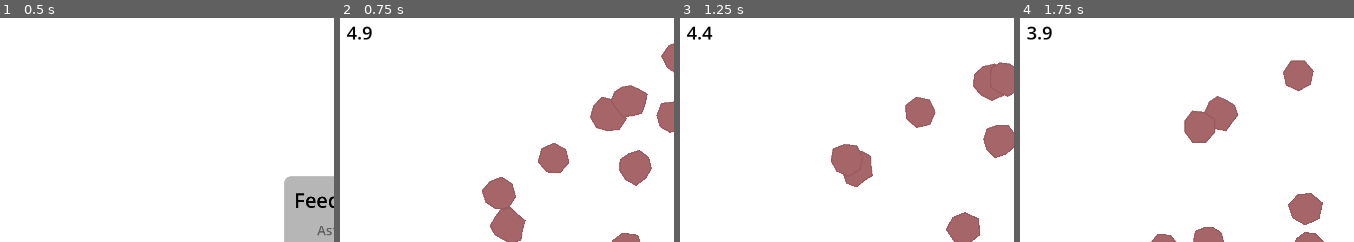
Above: before the commit, frames 1-4 (left to right).
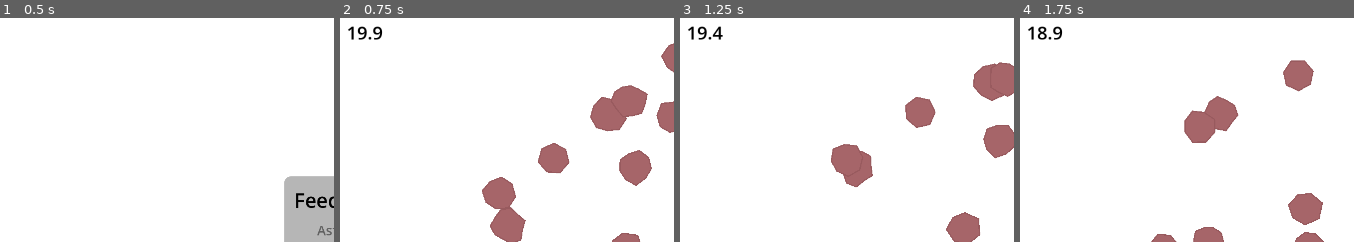
Above: after the commit, the same moments.

Repository: fatihceyln/a-game-about-feeding-a-black-hole
Game: Godot game, scene res://main/main.tscn
Same seed, same stepped clock (60 frames per second), same inputs: the game is played once before the commit and once after it.
Inputs (mouse positions are % of the whole screen's width and height, from its top left):
- Up to frame 1 (0.5 s): no input
- Up to frame 2 (0.75 s): click "Start" at 0.5 s
- Up to frame 3 (1.25 s): no input
- Up to frame 4 (1.75 s): move the mouse to (85, 45) at 1.27 s
The pictures show only the part of the screen within x 0-50%, y 3-53%; the shares and areas given below are measured in that part.

Frame 1 is identical in both runs. In frame 2, 0.4% of the frame differs, in the area x 2-13%, y 3-10%; in frame 3, 0.4%; in frame 4, 0.4%.

Commit message:
Add asteroid destruction effects by introducing a new particle system for visual feedback upon destruction, and update asteroid behavior to handle destruction state with modified movement and scaling.

Diff:
--- a/asteroid/asteroid.gd
+++ b/asteroid/asteroid.gd
@@ -34,6 +34,10 @@
 var max_y: float = 0
 
 var rotation_speed: float = randf_range(ROTATION_SPEED_RANGE.x, ROTATION_SPEED_RANGE.y)
+var is_destroyed: bool = false
+var fall_speed: float = 600
+var orbit_acceleration: float = 2
+
 
 func _ready() -> void:
 	var points: PackedVector2Array = make_polygon_points()
@@ -58,7 +62,18 @@
 
 
 func _process(delta: float) -> void:
-	orbit_angle += orbit_speed * delta
+	if is_destroyed:
+		orbit_angle += (orbit_speed + orbit_acceleration) * delta
+		orbit_radius = maxf(orbit_radius - (fall_speed * delta), 0)
+		fall_speed += fall_speed * delta
+
+		scale = scale.move_toward(Vector2.ZERO, 0.5 * delta)
+
+		if position.is_equal_approx(orbit_center):
+			queue_free()
+	else:
+		orbit_angle += orbit_speed * delta
+
 	position = orbit_center + Vector2.RIGHT.rotated(orbit_angle) * orbit_radius
 	rotation = wrapf(rotation + (delta * rotation_speed), 0, TAU)
 
@@ -88,7 +103,7 @@
 	fill_material.set_shader_parameter("progress", 1 - (float(health) / float(MAX_HEALTH)))
 	if health <= 0:
 		destroyed.emit()
-		queue_free()
+		is_destroyed = true
 	else:
 		play_hit_animation()
 
--- /dev/null
+++ b/asteroid/asteroid_destroy_particle.tscn
@@ -0,0 +1,29 @@
+[gd_scene format=3 uid="uid://b0d4hv0um08bf"]
+
+[ext_resource type="Texture2D" path="res://asteroid/circle.png" id="1_pa7lx"]
+
+[sub_resource type="Curve" id="Curve_pa7lx"]
+_data = [Vector2(0, 0), 0.0, 0.0, 0, 0, Vector2(0.08602151, 1), -1.38338, -1.38338, 0, 0, Vector2(1, 0), 0.0, 0.0, 0, 0]
+point_count = 3
+
+[sub_resource type="CurveTexture" id="CurveTexture_n7jou"]
+curve = SubResource("Curve_pa7lx")
+
+[sub_resource type="ParticleProcessMaterial" id="ParticleProcessMaterial_fqrcr"]
+lifetime_randomness = 0.4
+particle_flag_disable_z = true
+spread = 180.0
+initial_velocity_min = 50.0
+initial_velocity_max = 50.0
+gravity = Vector3(0, 0, 0)
+scale_min = 0.5
+scale_max = 1.5
+scale_curve = SubResource("CurveTexture_n7jou")
+
+[node name="AsteroidDestroyParticle" type="GPUParticles2D" unique_id=719811398]
+emitting = false
+amount = 30
+texture = ExtResource("1_pa7lx")
+one_shot = true
+explosiveness = 1.0
+process_material = SubResource("ParticleProcessMaterial_fqrcr")
--- a/main/main.tscn
+++ b/main/main.tscn
@@ -13,7 +13,6 @@
 
 [node name="Main" type="Node2D" unique_id=1692932168]
 script = ExtResource("1_x58q2")
-session_duration = 5.0
 
 [node name="BackgroundLayer" type="CanvasLayer" parent="." unique_id=501768433]
 layer = -1
